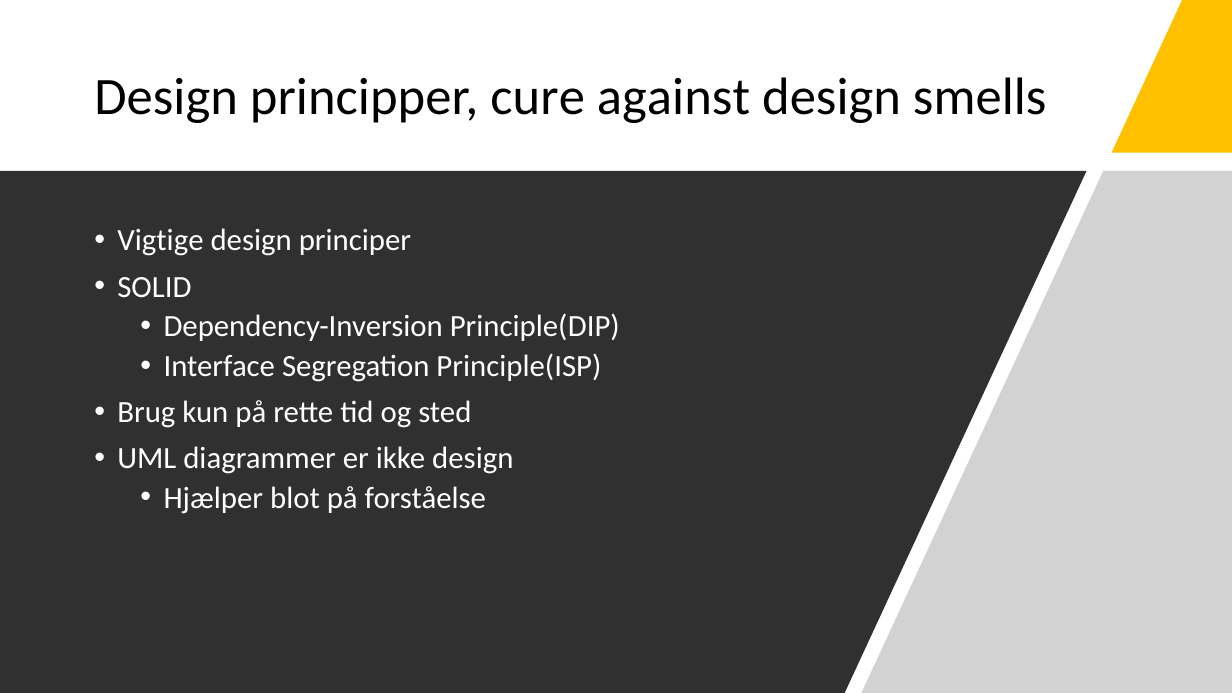
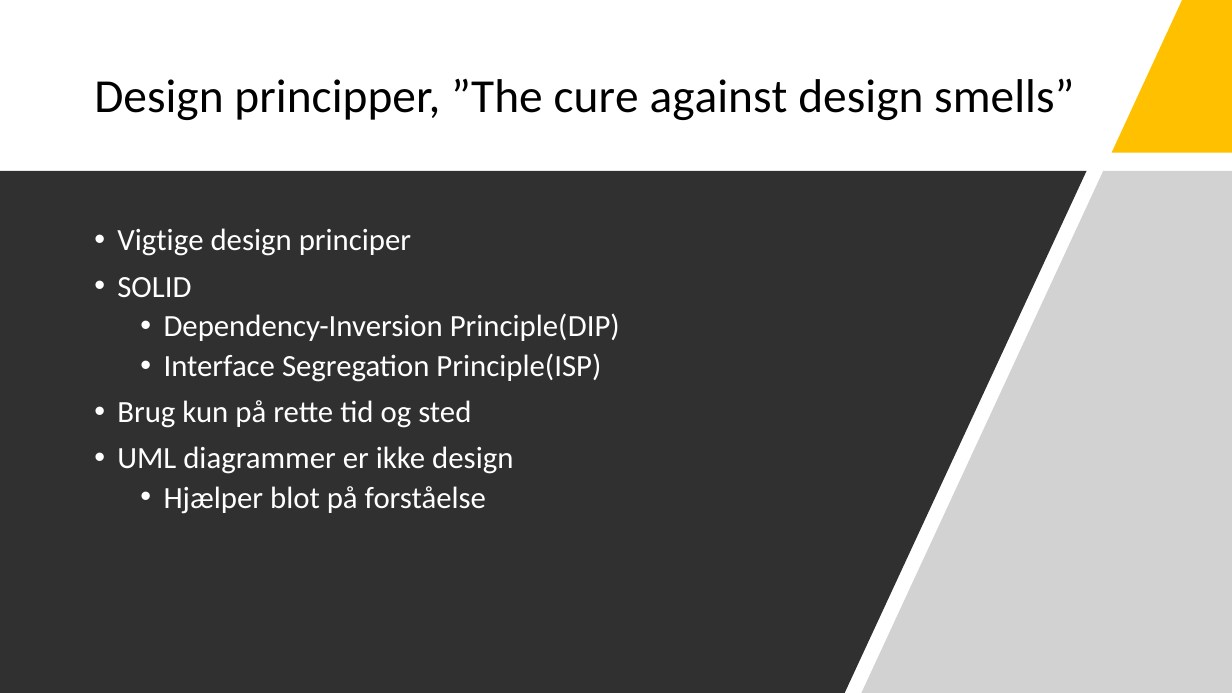
Before and after one commit to Bl0bb3r/KPU_CBD, a slide deck: slide 7 of Presentations/1_Komponenter_og_Design.pptx. Drawn at 1232x693 pixels with LibreOffice and Linux fonts; fonts in the diff are those of the drawing. Boxes give left, top, right and bottom in pixels: in the first picture for what was removed or moved away, otherwise in the second. Text is boxed around its words. In the diff, an @@ line names an element or a change of style, - is before the commit and + after.

```diff
--- a/Presentations/1_Komponenter_og_Design.pptx
+++ b/Presentations/1_Komponenter_og_Design.pptx
@@ title at [94, 78, 1074, 120]: text changed; size 41 to 36.9 pt @@
-Design principper, cure against design smells
+Design principper, ”The cure against design smells”
```
Also in this commit, not shown: 2 other slides changed, 10 other files.
